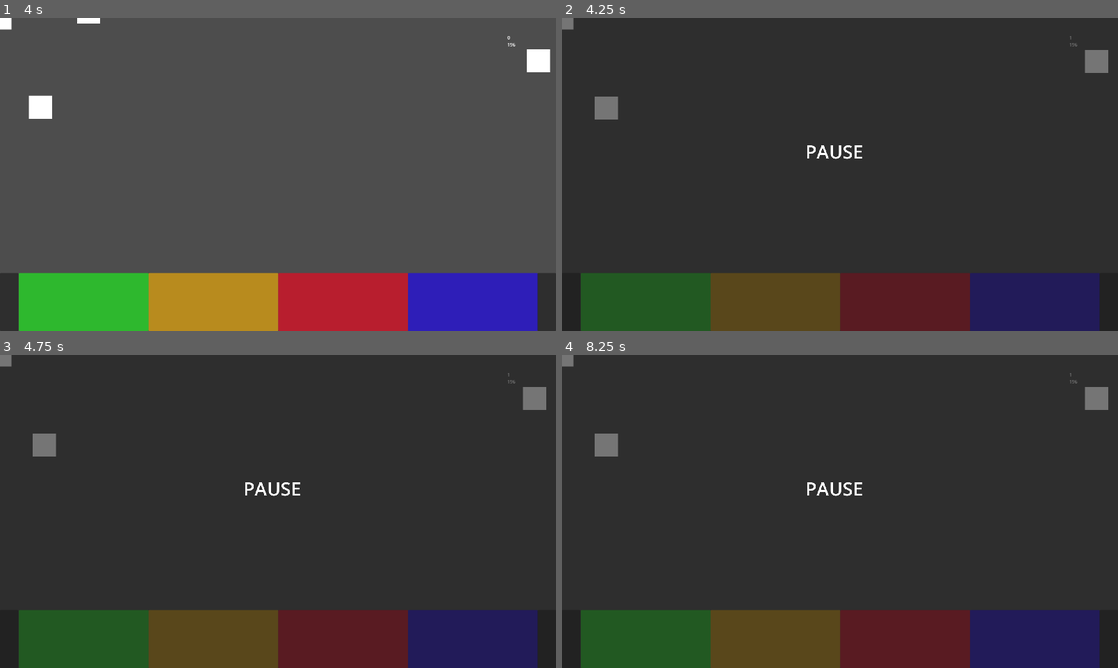
Above: before the commit, frames 1-4 (two rows, left to right).
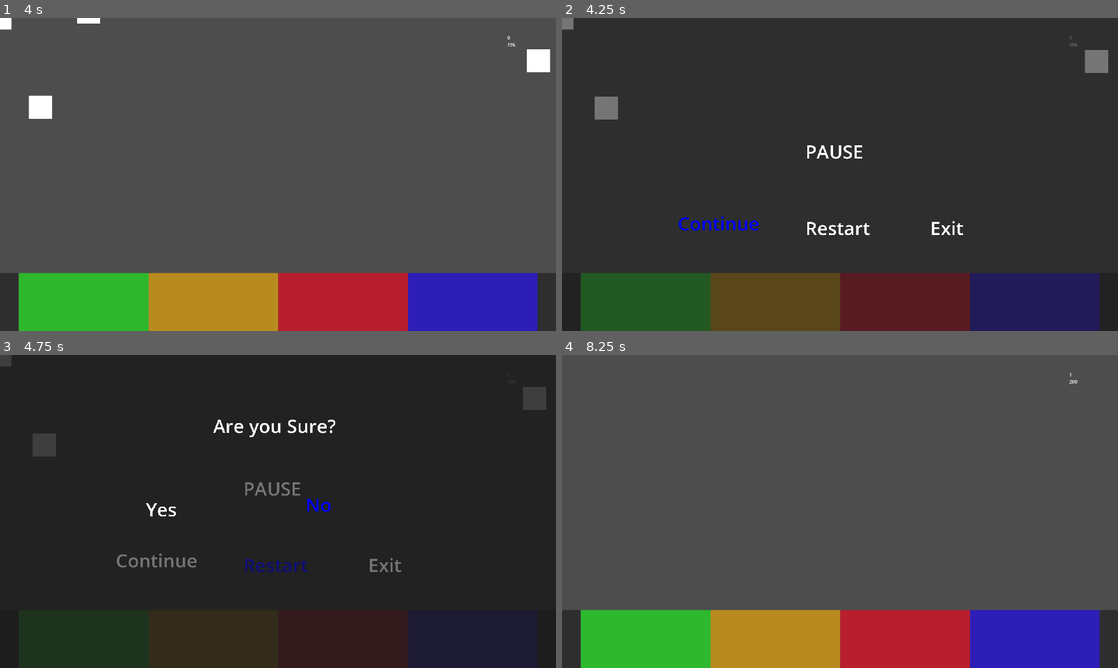
Above: after the commit, the same moments.

Repository: vitorjusto/Robot-Hospital-Rush
Game: Godot game, scene res://Scenes/Main.tscn
Same seed, same stepped clock (60 frames per second), same inputs: the game is played once before the commit and once after it.
Inputs:
- Up to frame 1 (4 s): tap Enter at 0.5, 2.75 s; hold Right (Right) 0.53-2.03 s; tap Space (Shoot) at 0.6, 1.25, 1.35, 2.1, 2.85, 3.6 s; hold Left (Left) from 2.03 s (still down)
- Up to frame 2 (4.25 s): keep holding Left (Left); tap P (Pause) at 4.15 s
- Up to frame 3 (4.75 s): release Left (Left) at 4.28 s; hold Right (Right) from 4.28 s (still down); tap Space (Shoot) at 4.35 s
- Up to frame 4 (8.25 s): tap Space (Shoot) at 5, 5.1, 5.85, 6.5, 6.6, 7.35, 8.1 s; tap Enter at 5.75 s; release Right (Right) at 8.03 s; hold Left (Left) from 8.03 s (still down)

Frame 1 is identical in both runs. In frame 2, 0.6% of the frame differs, in the area x 21-73%, y 63-70%; in frame 3, 19%; in frame 4, 99%, in the area x 0-100%, y 0-100%.

Commit message:
create title screen

Diff:
--- a/Scenes/Main.tscn
+++ b/Scenes/Main.tscn
@@ -307,6 +307,30 @@
 text = "PAUSE"
 label_settings = SubResource("LabelSettings_jw32o")
 
+[node name="lblPauseContinue" type="Label" parent="clPause"]
+offset_left = 400.0
+offset_top = 664.0
+offset_right = 681.0
+offset_bottom = 752.0
+text = "Continue"
+label_settings = SubResource("LabelSettings_jw32o")
+
+[node name="lblPauseRestart" type="Label" parent="clPause"]
+offset_left = 840.0
+offset_top = 680.0
+offset_right = 1121.0
+offset_bottom = 768.0
+text = "Restart"
+label_settings = SubResource("LabelSettings_jw32o")
+
+[node name="lblPauseExit" type="Label" parent="clPause"]
+offset_left = 1272.0
+offset_top = 680.0
+offset_right = 1553.0
+offset_bottom = 768.0
+text = "Exit"
+label_settings = SubResource("LabelSettings_jw32o")
+
 [node name="clEndScreen" type="CanvasLayer" parent="."]
 layer = 4
 visible = false
@@ -332,3 +356,53 @@
 offset_bottom = 440.0
 text = "00000"
 label_settings = SubResource("LabelSettings_jw32o")
+
+[node name="lblEndRestart" type="Label" parent="clEndScreen"]
+offset_left = 544.0
+offset_top = 664.0
+offset_right = 825.0
+offset_bottom = 752.0
+text = "Restart"
+label_settings = SubResource("LabelSettings_jw32o")
+
+[node name="lblEndExit" type="Label" parent="clEndScreen"]
+offset_left = 1248.0
+offset_top = 672.0
+offset_right = 1529.0
+offset_bottom = 760.0
+text = "Exit"
+label_settings = SubResource("LabelSettings_jw32o")
+
+[node name="clConfirmScreen" type="CanvasLayer" parent="."]
+layer = 4
+visible = false
+
+[node name="Panel2" type="Panel" parent="clConfirmScreen"]
+offset_left = -64.0
+offset_top = -64.0
+offset_right = 2112.0
+offset_bottom = 1216.0
+
+[node name="Label2" type="Label" parent="clConfirmScreen"]
+offset_left = 736.0
+offset_top = 200.0
+offset_right = 1160.0
+offset_bottom = 288.0
+text = "Are you Sure?"
+label_settings = SubResource("LabelSettings_jw32o")
+
+[node name="lblYes" type="Label" parent="clConfirmScreen"]
+offset_left = 504.0
+offset_top = 488.0
+offset_right = 928.0
+offset_bottom = 576.0
+text = "Yes"
+label_settings = SubResource("LabelSettings_jw32o")
+
+[node name="lblNo" type="Label" parent="clConfirmScreen"]
+offset_left = 1056.0
+offset_top = 472.0
+offset_right = 1480.0
+offset_bottom = 560.0
+text = "No"
+label_settings = SubResource("LabelSettings_jw32o")
--- /dev/null
+++ b/Scenes/TitleScreen.tscn
@@ -0,0 +1,32 @@
+[gd_scene load_steps=3 format=3 uid="uid://c625owvwb84gv"]
+
+[ext_resource type="Script" uid="uid://il5dursfiu6w" path="res://Script/titleScreen.gd" id="1_uebgo"]
+
+[sub_resource type="StyleBoxFlat" id="StyleBoxFlat_vmg2h"]
+content_margin_left = 0.0
+content_margin_top = 0.0
+content_margin_right = 0.0
+content_margin_bottom = 0.0
+bg_color = Color(0, 0.32156864, 0, 1)
+corner_radius_top_left = 3
+corner_radius_top_right = 3
+corner_radius_bottom_right = 3
+corner_radius_bottom_left = 3
+corner_detail = 5
+
+[node name="TitleScreen" type="Node2D"]
+script = ExtResource("1_uebgo")
+
+[node name="Panel" type="Panel" parent="."]
+offset_left = -16.0
+offset_top = -16.0
+offset_right = 1984.0
+offset_bottom = 1160.0
+theme_override_styles/panel = SubResource("StyleBoxFlat_vmg2h")
+
+[node name="Label" type="Label" parent="."]
+offset_left = 592.0
+offset_top = 240.0
+offset_right = 867.0
+offset_bottom = 263.0
+text = "SUPER TITLE SCREEN PLACEHOLDER"
--- a/Script/Robot/bombRobot.gd
+++ b/Script/Robot/bombRobot.gd
@@ -23,12 +23,12 @@
 @export var rightAnchor: Node2D
 
 func ResetBombRobot():
-	state = ESTATE.Idle
 	explodingTimer = 1
 	score = 0
 	startOnLeft = true
 	speed = INITIAL_SPEED
 	timer = INITIAL_TIMER
+	position = leftAnchor.position
 
 func _process(delta: float) -> void:
 	if state == ESTATE.Idle:
--- a/Script/main.gd
+++ b/Script/main.gd
@@ -6,7 +6,21 @@
 @onready var clPause : CanvasLayer = get_node("clPause")
 @onready var hud : Hud = get_node("hud")
 @onready var clEndScreen : CanvasLayer = get_node("clEndScreen")
+@onready var clConfirmScreen : CanvasLayer = get_node("clConfirmScreen")
 @onready var lblScore : Label = get_node("clEndScreen/lblScore")
+
+##PauseLabels
+@onready var lblContinue : Label = get_node("clPause/lblPauseContinue")
+@onready var lblRestart : Label = get_node("clPause/lblPauseRestart")
+@onready var lblExit : Label = get_node("clPause/lblPauseExit")
+
+##ConfirmLables
+@onready var lblYes : Label = get_node("clConfirmScreen/lblYes")
+@onready var lblNo : Label = get_node("clConfirmScreen/lblNo")
+
+##EndLables
+@onready var lblEndRestart : Label = get_node("clEndScreen/lblEndRestart")
+@onready var lblEndExit : Label = get_node("clEndScreen/lblEndExit")
 
 @export var rManager : RobotManager
 @export var fManager : fixersManager
@@ -14,17 +28,87 @@
 @export var powerUp : PowerUp
 @export var bombRobot : BombRobot
 
+var selectedIndex = 0
+var yesSelected = false
+
 func _process(delta: float) -> void:
 	if clEndScreen.visible:
+		if Input.is_action_just_pressed("Left"):
+			selectedIndex = clamp(selectedIndex - 1, 0, 1)
+		elif Input.is_action_just_pressed("Right"):
+			selectedIndex = clamp(selectedIndex + 1, 0, 1)
+
+		lblEndRestart.modulate = Color.WHITE
+		lblEndExit.modulate = Color.WHITE
+
+		if selectedIndex == 0:
+			lblEndRestart.modulate = Color.BLUE
+		elif selectedIndex == 1:
+			lblEndExit.modulate =  Color.BLUE
+
 		if Input.is_action_just_pressed("Shoot"):
-			reloadGame()
-	elif Input.is_action_just_pressed("Pause"):
+			if selectedIndex == 0:
+				reloadGame()
+			elif selectedIndex == 1:
+				get_tree().change_scene_to_file("res://Scenes/TitleScreen.tscn")
+	elif Input.is_action_just_pressed("Pause") and not clConfirmScreen.visible:
+		selectedIndex = 0
 		isPaused = !isPaused
 		clPause.visible = isPaused
 		if isPaused:
 			PauseObjects(get_children())
 		else:
 			UnpauseObjects()
+	elif clConfirmScreen.visible:
+		if Input.is_action_just_pressed("Left"):
+			yesSelected = true
+		elif Input.is_action_just_pressed("Right"):
+			yesSelected = false
+
+		lblYes.modulate =  Color.WHITE
+		lblNo.modulate = Color.WHITE
+
+		if yesSelected:
+			lblYes.modulate =  Color.BLUE
+		else:
+			lblNo.modulate =  Color.BLUE
+
+		if Input.is_action_just_pressed("Shoot"):
+			if yesSelected:
+				if selectedIndex == 1:
+					reloadGame()
+				elif selectedIndex == 2:
+					get_tree().change_scene_to_file("res://Scenes/TitleScreen.tscn")
+			else:
+				clConfirmScreen.visible = false
+	elif clPause.visible:
+
+		if Input.is_action_just_pressed("Left"):
+			selectedIndex = clamp(selectedIndex - 1, 0, 2)
+		elif Input.is_action_just_pressed("Right"):
+			selectedIndex = clamp(selectedIndex + 1, 0, 2)
+
+		lblContinue.modulate =  Color.WHITE
+		lblRestart.modulate = Color.WHITE
+		lblExit.modulate = Color.WHITE
+
+		if selectedIndex == 0:
+			lblContinue.modulate = Color.BLUE
+		elif selectedIndex == 1:
+			lblRestart.modulate =  Color.BLUE
+		elif selectedIndex == 2:
+			lblExit.modulate =  Color.BLUE
+
+		if Input.is_action_just_pressed("Shoot"):
+			if selectedIndex == 0:
+				selectedIndex = 0
+				isPaused = !isPaused
+				clPause.visible = isPaused
+				UnpauseObjects()
+			else:
+				clConfirmScreen.visible = true
+
+
 
 func UnpauseObjects():
 	for i in pausedObjects:
@@ -69,7 +153,13 @@
 	fManager.resetManager()
 	hud.resetHud()
 	player.position = Vector2(960, 1000)
+	player.velocity = Vector2(0, 0)
 	powerUp.resetPowerUp()
 	bombRobot.ResetBombRobot()
 	UnpauseObjects()
 	clEndScreen.visible = false
+	clConfirmScreen.visible = false
+	clPause.visible = false
+	isPaused = false
+	selectedIndex = 0
+	yesSelected = false
--- /dev/null
+++ b/Script/titleScreen.gd
@@ -0,0 +1,5 @@
+extends Node2D
+
+func _process(delta: float) -> void:
+	if Input.is_action_just_pressed("Shoot"):
+		get_tree().change_scene_to_file("res://Scenes/Main.tscn")
Not shown, added: Script/titleScreen.gd.uid
